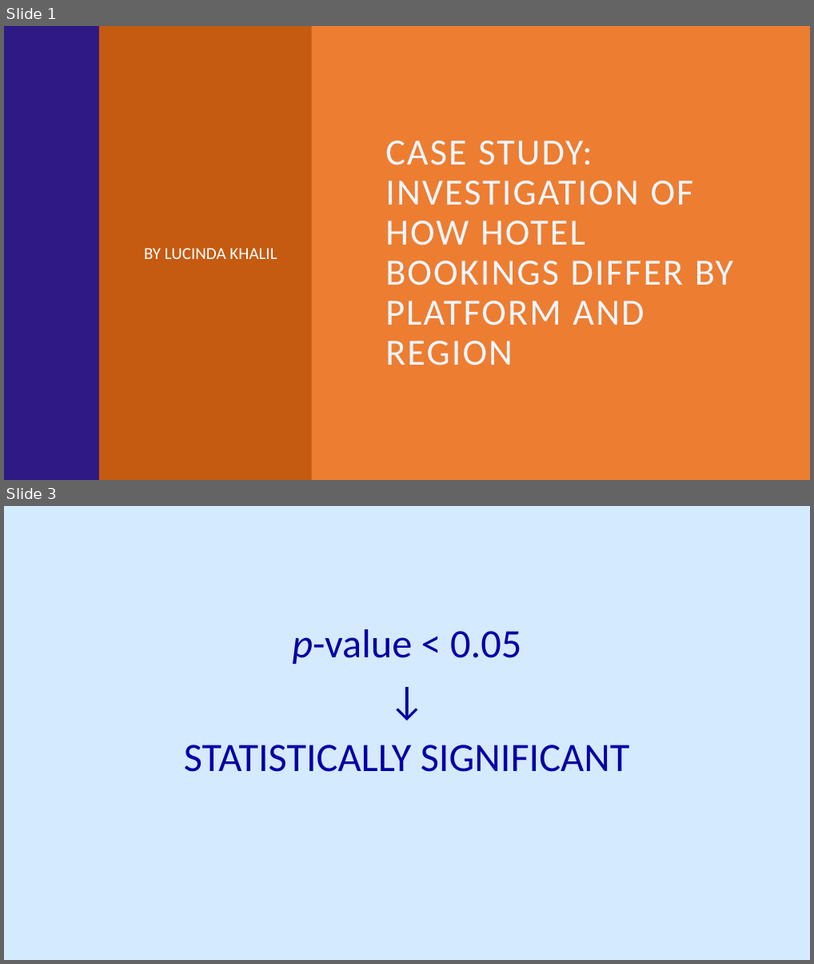
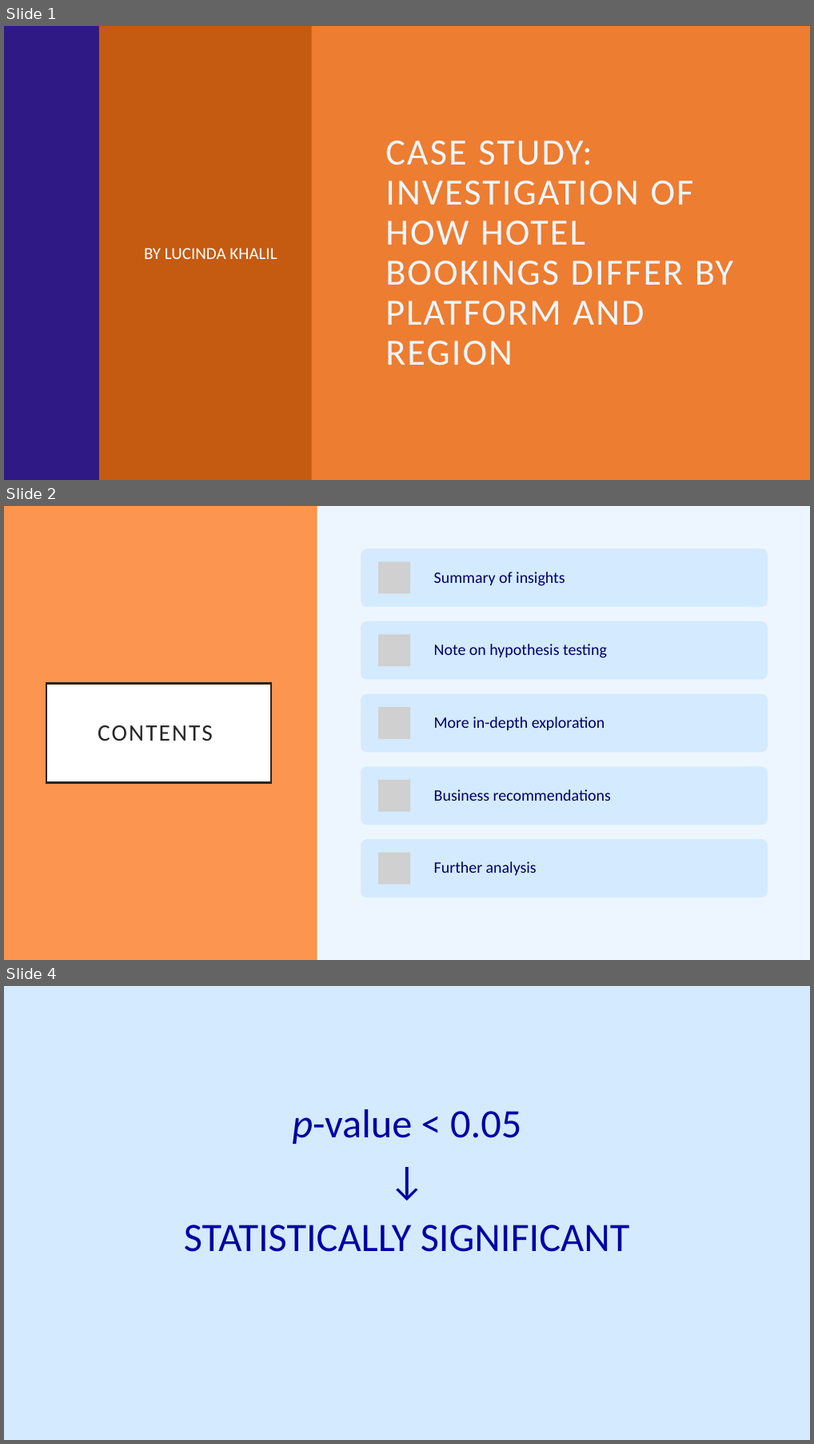
Before and after one commit to l-khali/expedia_case_study, a slide deck: case_study_powerpoint.pptx. Shown one above the other, each under a label of ours: slides 1 and 3 before the commit, slides 1, 2 and 4 after it; the slides between them are not shown. The pictures are 814x964 and 814x1444 pixels, drawn with LibreOffice and Linux fonts; fonts in the diff are those of the drawing; grey boxes stand for pictures. Boxes give left, top, right and bottom in pixels: in the first picture for what was removed or moved away, otherwise in the second. Text is boxed around its words. In the diff, an @@ line names an element or a change of style, - is before the commit and + after.

```diff
--- a/case_study_powerpoint.pptx
+++ b/case_study_powerpoint.pptx
@@ slide 2 added at [4,506,810,960], background #EDF6FF @@
@@ rectangle added at [4,506,318,960], fill #FB954F @@
@@ rectangle added at [318,506,810,960], fill #EDF6FF @@
@@ title added at [46,684,271,783], fill #FFFFFF, outline #262626 2.5 pt, 28 pt, text #262626 @@
+CONTENTS
@@ group added at [361,548,768,897]: 5 rounded rectangles, 5 pictures, 5 texts @@
+Summary of insights
+Note on hypothesis testing
+More in-depth exploration
+Business recommendations
+Further analysis
@@ what was slide 3 is now slide 4 @@
```
Also in this commit, not shown: 1 slide changed.
